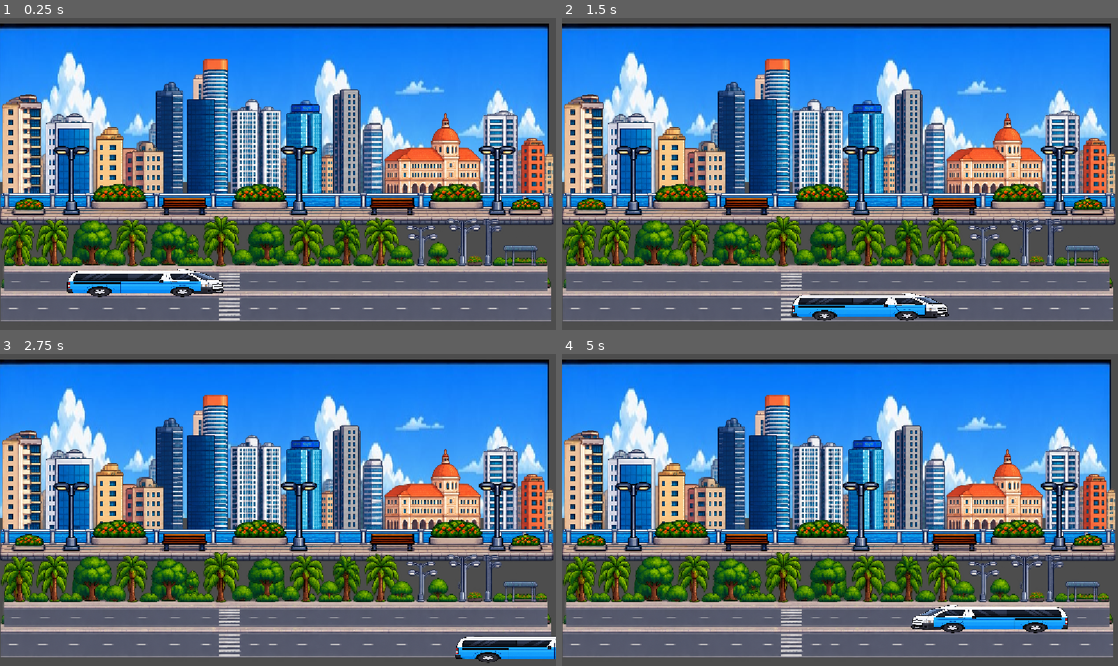
Above: before the commit, frames 1-4 (two rows, left to right).
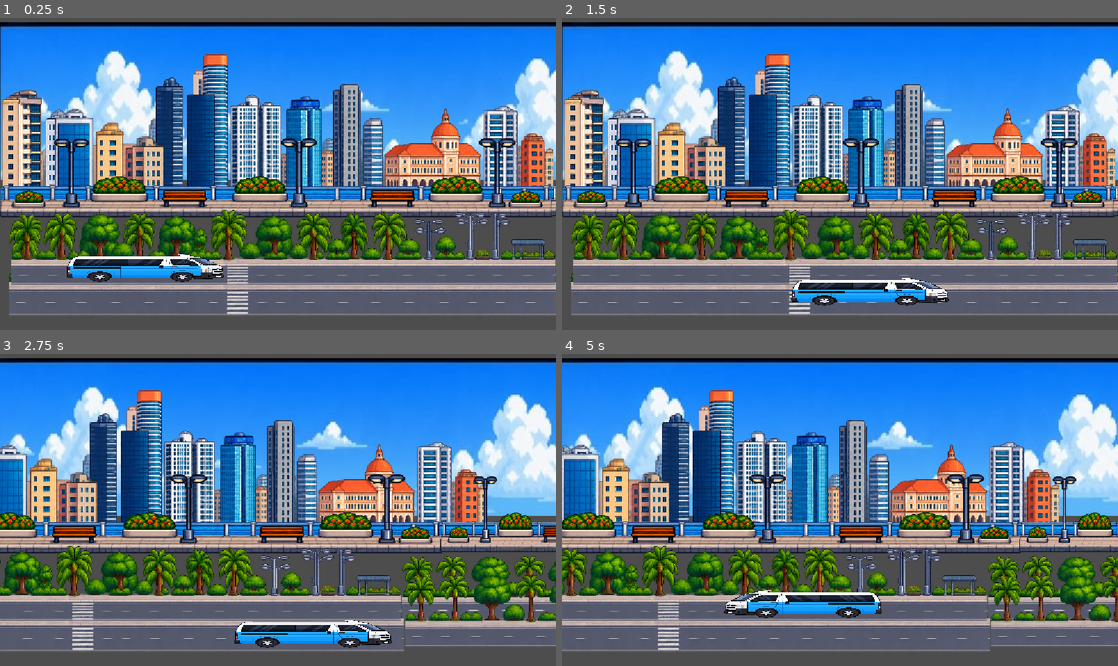
Above: after the commit, the same moments.

Repository: esdrasdasilva21/Candongueiro-2d
Game: Godot game, scene res://scenes/main.tscn
Same seed, same stepped clock (60 frames per second), same inputs: the game is played once before the commit and once after it.
Inputs:
- Up to frame 1 (0.25 s): no input
- Up to frame 2 (1.5 s): tap Enter at 0.5 s; hold Right (ui_right) 0.53-1.28 s; hold Down (ui_down) from 1.28 s (still down)
- Up to frame 3 (2.75 s): release Down (ui_down) at 2.03 s; hold Right (ui_right) from 2.03 s (still down)
- Up to frame 4 (5 s): release Right (ui_right) at 2.78 s; hold Up (ui_up) 2.78-3.53 s; hold Left (ui_left) from 3.53 s (still down)

The runs differ from the first frame. In frame 1, 53% of the frame differs, in the area x 0-100%, y 1-98%; in frame 2, 53%; in frame 3, 68%, in the area x 0-100%, y 1-100%; in frame 4, 67%.

Commit message:
Nova alteração adicionando os Parallax 2d

Diff:
--- a/scenes/main.tscn
+++ b/scenes/main.tscn
@@ -1,11 +1,12 @@
 [gd_scene format=3 uid="uid://chmbhuxjte1pl"]
 
-[ext_resource type="Texture2D" uid="uid://dufw0vgb2cmm0" path="res://9e493c69-1037-4e55-b578-f1913211916ba.jpg" id="1_ig7tw"]
-[ext_resource type="Texture2D" uid="uid://8eas1fo5johp" path="res://predios_pixel_art_2d.png" id="2_1bvp3"]
-[ext_resource type="Texture2D" uid="uid://buyujkpo3bu34" path="res://Passeio Marítimo em Pixel Art.png" id="3_lquwl"]
-[ext_resource type="Texture2D" uid="uid://dp24pel05p6m0" path="res://arvores_estrada_pixel_art_2d (1).png" id="4_7mycd"]
-[ext_resource type="Script" uid="uid://t6grjjl5qe16" path="res://carro.gd" id="5_7mycd"]
-[ext_resource type="Texture2D" uid="uid://cy0fvxragubfi" path="res://875fca7f-fa74-437c-b10b-33ef6452e49b.png" id="7_5vw27"]
+[ext_resource type="Texture2D" uid="uid://dufw0vgb2cmm0" path="res://assets/9e493c69-1037-4e55-b578-f1913211916ba.jpg" id="1_ig7tw"]
+[ext_resource type="Texture2D" uid="uid://8eas1fo5johp" path="res://assets/predios_pixel_art_2d.png" id="2_1bvp3"]
+[ext_resource type="Texture2D" uid="uid://buyujkpo3bu34" path="res://assets/Passeio Marítimo em Pixel Art.png" id="3_lquwl"]
+[ext_resource type="Texture2D" uid="uid://6qy32ewa04vd" path="res://assets/Panorama urbana em pixel art.png" id="3_o6xl0"]
+[ext_resource type="Texture2D" uid="uid://dp24pel05p6m0" path="res://assets/arvores_estrada_pixel_art_2d (1).png" id="4_7mycd"]
+[ext_resource type="Script" uid="uid://t6grjjl5qe16" path="res://scripts/carro.gd" id="5_7mycd"]
+[ext_resource type="Texture2D" uid="uid://cy0fvxragubfi" path="res://assets/875fca7f-fa74-437c-b10b-33ef6452e49b.png" id="7_5vw27"]
 
 [sub_resource type="RectangleShape2D" id="RectangleShape2D_015ha"]
 size = Vector2(334, 58)
@@ -14,40 +15,68 @@
 metadata/_edit_horizontal_guides_ = [-493.0]
 
 [node name="Ceu" type="Parallax2D" parent="." unique_id=795999194]
+scroll_scale = Vector2(0.1, 0.1)
+repeat_times = 3
 
 [node name="Parallax2D" type="Parallax2D" parent="Ceu" unique_id=1774509492]
 
 [node name="Sprite2D" type="Sprite2D" parent="Ceu/Parallax2D" unique_id=1726151431]
-position = Vector2(565.99994, 176.99998)
-scale = Vector2(0.90937984, 2.5009542)
+position = Vector2(926.5, 176.99998)
+scale = Vector2(1.4825119, 2.5009542)
 texture = ExtResource("1_ig7tw")
 
 [node name="Predios" type="Parallax2D" parent="." unique_id=2077567825]
+scroll_scale = Vector2(0.3, 0.3)
 scroll_offset = Vector2(3, -77)
+repeat_times = 3
 
 [node name="Sprite2D" type="Sprite2D" parent="Predios" unique_id=1630188495]
 position = Vector2(569, 301)
 scale = Vector2(0.5334945, 0.702439)
 texture = ExtResource("2_1bvp3")
 
+[node name="PanoramaUrbanaEmPixelArt" type="Sprite2D" parent="." unique_id=1684616707]
+position = Vector2(5449, 210)
+scale = Vector2(0.4869916, 0.4334485)
+texture = ExtResource("3_o6xl0")
+
 [node name="Passeio" type="Parallax2D" parent="." unique_id=2142290647]
+scroll_scale = Vector2(0.5, 0.5)
 scroll_offset = Vector2(8, -819)
+repeat_times = 3
 
 [node name="Sprite2D" type="Sprite2D" parent="Passeio" unique_id=893461748]
 position = Vector2(565.24994, 1162)
 scale = Vector2(0.5292356, 0.3867403)
 texture = ExtResource("3_lquwl")
 
+[node name="Sprite2D" type="Sprite2D" parent="Passeio/Sprite2D" unique_id=1002947720]
+position = Vector2(1757.9116, 1.2928591)
+scale = Vector2(0.6326217, 0.9678574)
+texture = ExtResource("3_lquwl")
+
 [node name="Estrada" type="Parallax2D" parent="." unique_id=202827364]
+scroll_scale = Vector2(0.7, 0.7)
+repeat_times = 3
 
 [node name="Sprite2D" type="Sprite2D" parent="Estrada" unique_id=1725739907]
-position = Vector2(572.00006, 523.00006)
+position = Vector2(588.00006, 532)
 scale = Vector2(0.52992636, 0.7436306)
 texture = ExtResource("4_7mycd")
 
 [node name="Sprite2D" type="Sprite2D" parent="Estrada/Sprite2D" unique_id=971511935]
 position = Vector2(-1.8871536, -48.41124)
 scale = Vector2(0.9891398, 0.7436306)
+texture = ExtResource("4_7mycd")
+
+[node name="Sprite2D" type="Sprite2D" parent="Estrada/Sprite2D/Sprite2D" unique_id=2017211858]
+position = Vector2(2144.3372, 10.85038)
+scale = Vector2(0.9891398, 0.87861794)
+texture = ExtResource("4_7mycd")
+
+[node name="Sprite2D2" type="Sprite2D" parent="Estrada/Sprite2D" unique_id=71333635]
+position = Vector2(2119.1624, 22.860779)
+scale = Vector2(0.9678301, 0.7436306)
 texture = ExtResource("4_7mycd")
 
 [node name="Faixa de baixo" type="Marker2D" parent="." unique_id=1283645704]
@@ -71,3 +100,10 @@
 [node name="CollisionShape2D" type="CollisionShape2D" parent="Carro" unique_id=381369251]
 position = Vector2(2, 2)
 shape = SubResource("RectangleShape2D_015ha")
+
+[node name="Camera2D" type="Camera2D" parent="Carro" unique_id=1814770803]
+limit_left = 0
+limit_top = 0
+limit_bottom = 679
+position_smoothing_enabled = true
+position_smoothing_speed = 7.0
